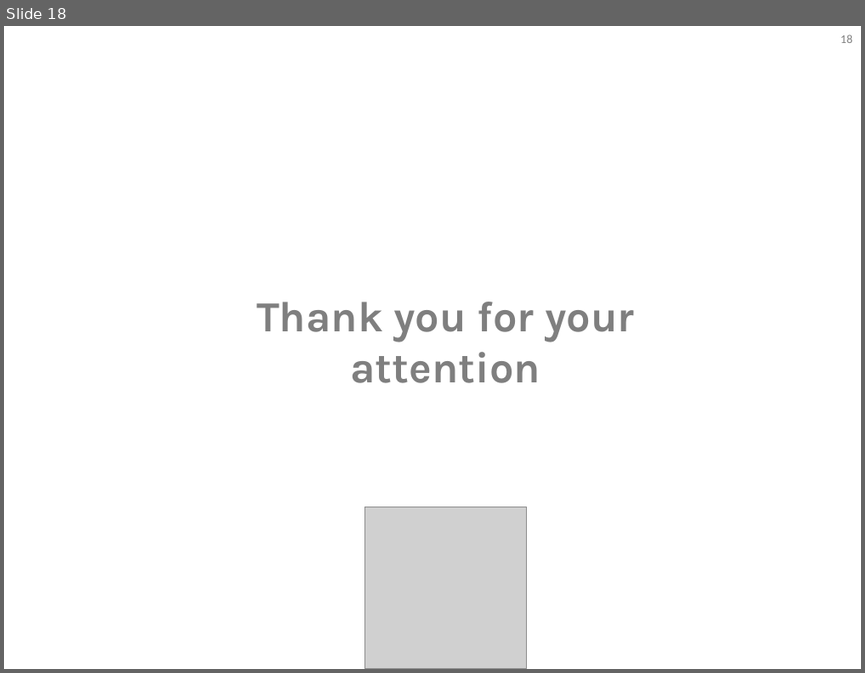
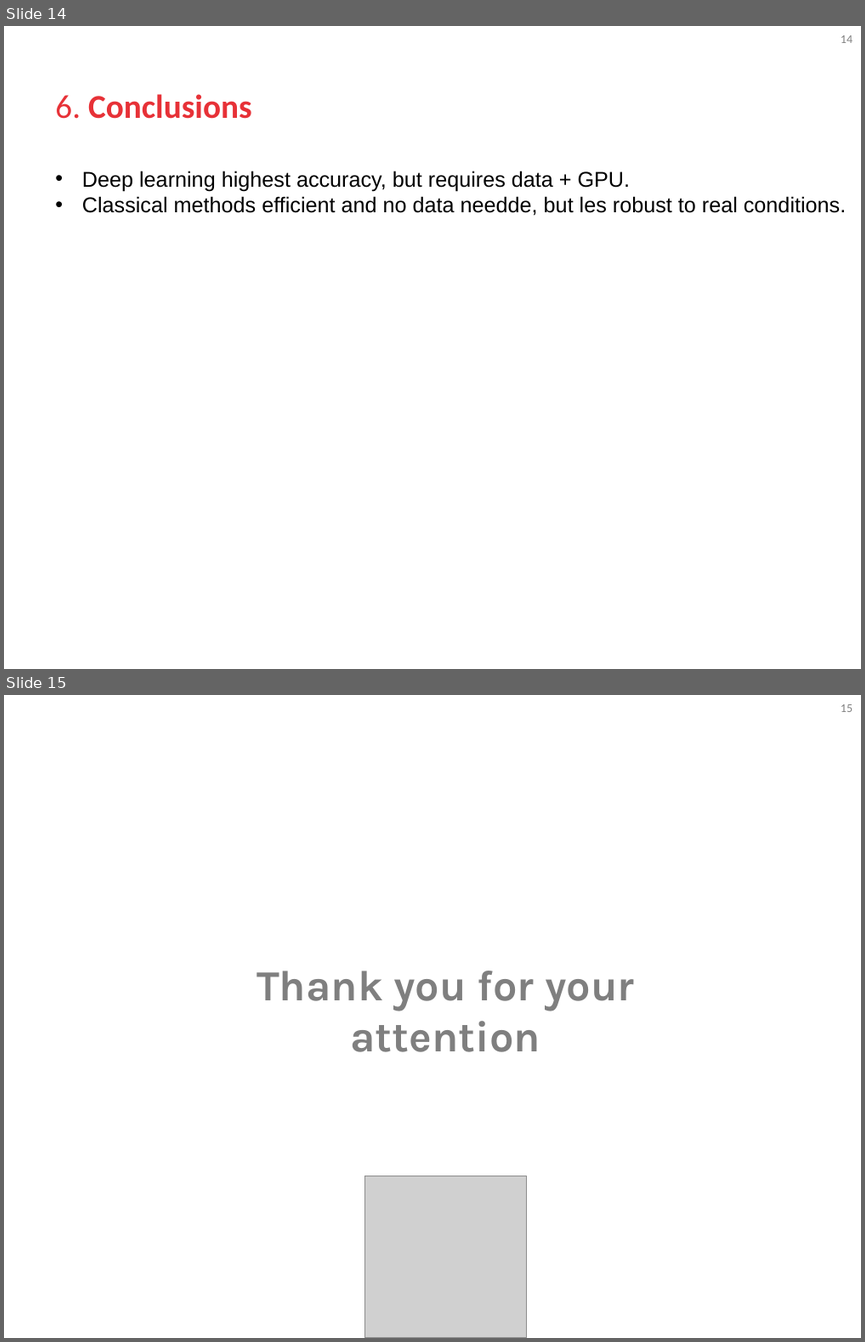
Before and after one commit to blooraayy/VA_RetoMichelin, a slide deck: docs/GIDIA_VA_Course_Project_Presentations.pptx. Shown one above the other, each under a label of ours: slide 18 before the commit, slides 14 and 15 after it. The pictures are 865x673 and 865x1342 pixels, drawn with LibreOffice and Linux fonts; fonts in the diff are those of the drawing; grey boxes stand for pictures; background and template pictures are left out. Boxes give left, top, right and bottom in pixels: in the first picture for what was removed or moved away, otherwise in the second. Text is boxed around its words. In the diff, an @@ line names an element or a change of style, - is before the commit and + after.

```diff
--- a/docs/GIDIA_VA_Course_Project_Presentations.pptx
+++ b/docs/GIDIA_VA_Course_Project_Presentations.pptx
@@ slide 14 added at (x1=4, y1=26, x2=861, y2=669), background #FFFFFF; not listed: 1 template element that a slide beside it also shows @@
@@ title added at (x1=55, y1=94, x2=252, y2=119), 28 pt, text #E73137, bold @@
+6. Conclusions
@@ text added at (x1=82, y1=170, x2=846, y2=216), 18 pt, text #000000 @@
+• Deep learning highest accuracy, but requires data + GPU.
+• Classical methods efficient and no data needde, but les robust to real conditions.
@@ what was slide 18 is now slide 15 @@
@@ page number at (x1=840, y1=704, x2=852, y2=712): text changed @@
-18
+15
```
Also in this commit, not shown: 4 slides changed, 1 slide removed, 1 other file.
